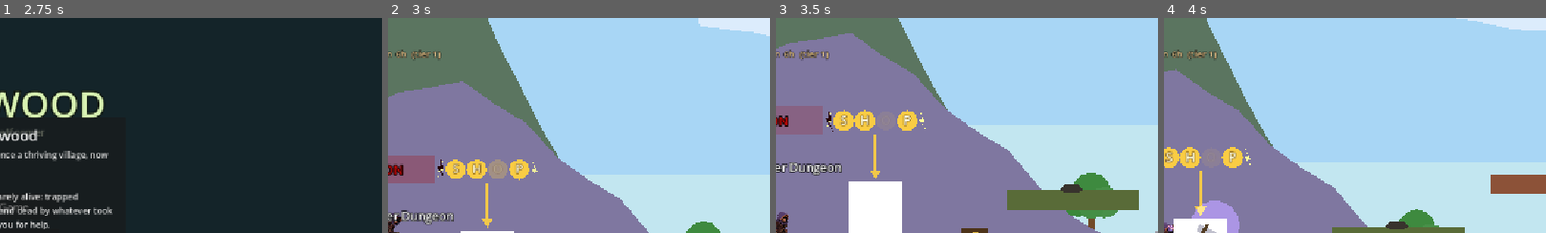
Above: before the commit, frames 1-4 (left to right).
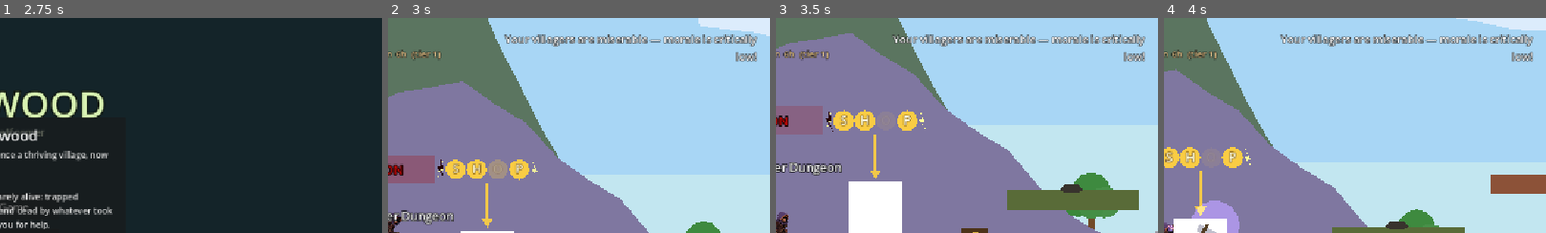
Above: after the commit, the same moments.

Repository: Bachana401/deepwood
Game: Godot game, scene res://main_menu.tscn
Same seed, same stepped clock (60 frames per second), same inputs: the game is played once before the commit and once after it. Sound files missing from this copy of the repository are replaced by a short silence.
Inputs (mouse positions are % of the whole screen's width and height, from its top left):
- Up to frame 1 (2.75 s): click "Start Game" at 0.5 s; click "Start Game" at 1.25 s; click "Easy" at 2 s
- Up to frame 2 (3 s): click "Begin Your Journey" at 2.75 s
- Up to frame 3 (3.5 s): no input
- Up to frame 4 (4 s): move the mouse to (72, 45) at 3.52 s; press the mouse at (72, 45) at 3.53 s; hold D (move_right) from 3.53 s (still down); tap Space (jump) at 3.77 s; tap H (harvest) at 3.8 s
The pictures show only the part of the screen within x 50-100%, y 0-50%; the shares and areas given below are measured in that part.

Frame 1 is identical in both runs. In frame 2, 2.3% of the frame differs, in the area x 30-97%, y 7-21%; in frame 3, 2.3%; in frame 4, 2.3%.

Commit message:
Danger toasts for hunger & low morale
Edge-triggered notifications (no per-tick spam) via a new GameState.notify()
helper into the existing notification_stack:
- larder runs empty -> "The village has run out of food!" (re-arms on refill)
- morale hits critical (<2/10) -> "morale is critically low!" (re-arms >3/10)
- starvation/despair deaths -> "A villager has starved to death." (hunger
  prioritized over despair when both apply)

Headless-verified (warn-once, re-arm, death toast).

Co-Authored-By: Claude Opus 4.8 <noreply@anthropic.com>

Diff:
--- a/game_state.gd
+++ b/game_state.gd
@@ -767,6 +767,11 @@
 var village_food := 0.0                      # current stockpile (villager-days)
 var food_empty_hours := 0.0                  # how long the stockpile has sat empty
 
+# Edge-latches so danger toasts fire ONCE on crossing into trouble, not every
+# tick. Each re-arms when the situation clears (with hysteresis for morale).
+var _warned_no_food := false
+var _warned_low_morale := false
+
 # How much food the town can hold -- scales with population so a bigger village
 # needs a bigger buffer (and more farmers to keep it full).
 func food_capacity() -> float:
@@ -811,6 +816,13 @@
 	var before = village_food
 	village_food = minf(food_capacity(), village_food + FOOD_MANUAL_HARVEST_YIELD)
 	return village_food - before
+
+# Push a toast to whichever scene's notification stack is live (village or
+# dungeon). No-ops if none is present.
+func notify(text: String) -> void:
+	var stack = get_tree().get_first_node_in_group("notification_stack")
+	if stack and stack.has_method("show_notification"):
+		stack.show_notification(text)
 
 # Advance the food stockpile: staffed farms add, the population eats, and the
 # empty-larder timer tracks how long the town has gone without. Called from
@@ -826,6 +838,13 @@
 	else:
 		# recovers twice as fast as it built -- a brief gap won't snowball into death
 		food_empty_hours = maxf(0.0, food_empty_hours - hours_passed * 2.0)
+	# warn ONCE when a populated village first runs dry (re-arms when refilled)
+	if village_food <= 0.0 and not rescued_villagers.is_empty():
+		if not _warned_no_food:
+			_warned_no_food = true
+			notify("The village has run out of food! Villagers will start to starve.")
+	else:
+		_warned_no_food = false
 
 # --- Villager needs & morale ---
 # Each villager's mood is computed LIVE from what the village gives them: a
@@ -999,12 +1018,21 @@
 func tick_morale_effects(hours_passed: float) -> void:
 	if hours_passed <= 0.0:
 		return
-	var in_crisis = village_morale() < DESPAIR_MORALE
+	var m = village_morale()
+	var in_crisis = m < DESPAIR_MORALE
 	if in_crisis:
 		low_morale_hours += hours_passed
 	else:
 		# recovers roughly twice as fast as it built -- forgiving once fixed
 		low_morale_hours = maxf(0.0, low_morale_hours - hours_passed * 2.0)
+	# warn ONCE when morale hits rock bottom (re-arms only after it recovers past
+	# 3/10, so a village hovering at the threshold doesn't spam the toast)
+	if m < DESPAIR_MORALE:
+		if not _warned_low_morale:
+			_warned_low_morale = true
+			notify("Your villagers are miserable — morale is critically low!")
+	elif m >= 30:
+		_warned_low_morale = false
 	# Villagers lose HP from TWO causes that share this one drain path (so there
 	# is never a second, parallel death system): rock-bottom morale that has
 	# persisted past its grace, and an empty larder that has persisted past its
@@ -1033,6 +1061,13 @@
 	for id in dead:
 		villager_hp.erase(id)
 		remove_villager_by_id(id)   # starved to death (also grieves the town)
+	# toast the loss, attributing the cause (hunger takes priority when both apply)
+	if dead.size() > 0:
+		var cause = "starved to death" if village_is_starving() else "died of despair"
+		if dead.size() == 1:
+			notify("A villager has " + cause + ".")
+		else:
+			notify("%d villagers have %s." % [dead.size(), cause])
 
 # Morale swings the village's fighting strength: 0.5x at rock bottom, 1.0x at
 # 5/10, 1.5x when thriving. Demoralized towns bleed in sieges; happy ones hold.
